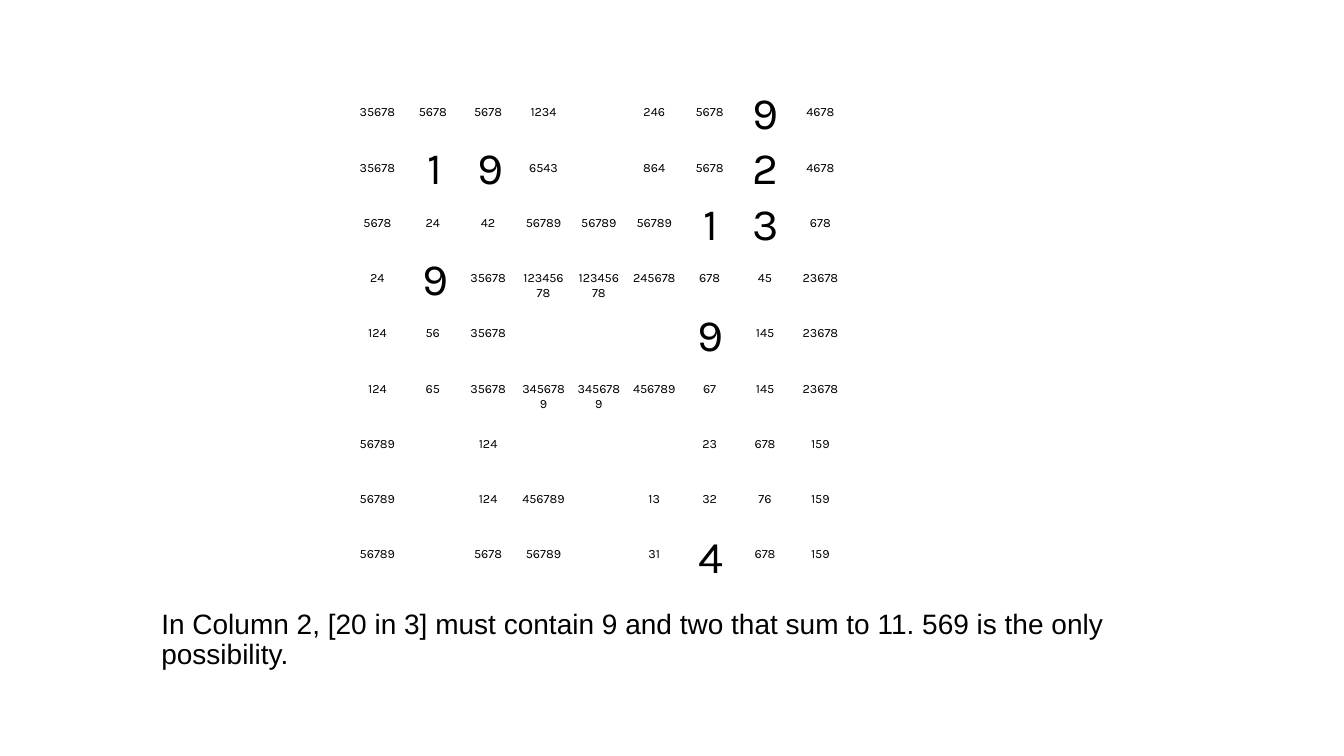
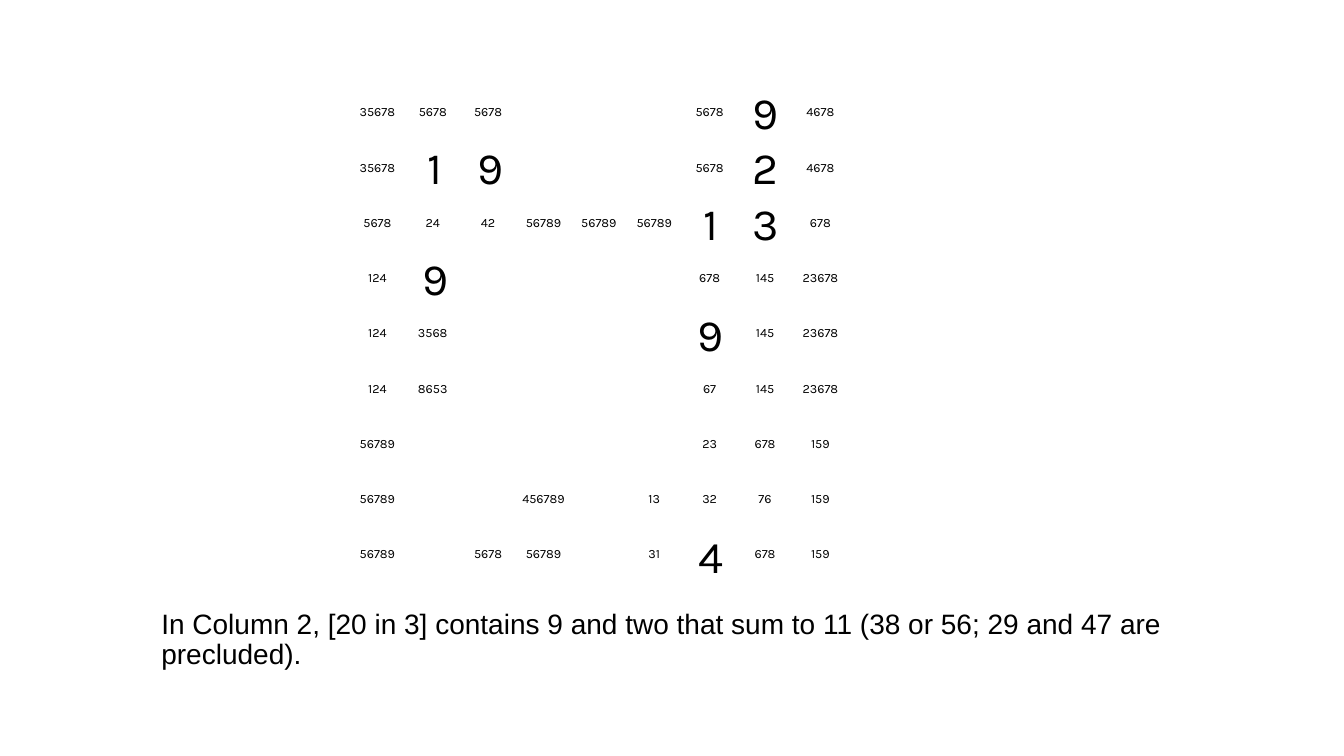
Before and after one commit to jhardis/WSJ_Number_Puzzles, a slide deck: slide 25 of 20260905_1.pptx (slide 41 before the commit). Drawn at 1344x756 pixels with LibreOffice and Linux fonts; fonts in the diff are those of the drawing; background and template pictures are left out. Boxes give left, top, right and bottom in pixels: in the first picture for what was removed or moved away, otherwise in the second. Text is boxed around its words. In the diff, an @@ line names an element or a change of style, - is before the commit and + after.

```diff
--- a/20260905_1.pptx
+++ b/20260905_1.pptx
@@ text removed at <box>531,108,557,116</box> @@
-1234
@@ text removed at <box>643,108,665,116</box> @@
-246
@@ text removed at <box>529,164,558,172</box> @@
-6543
@@ text removed at <box>643,164,665,172</box> @@
-864
@@ text "124": place and size @@
-text "124" at <box>479,440,497,448</box>
+text "124" at <box>368,274,386,282</box>
@@ text removed at <box>512,265,575,306</box> @@
-12345678
@@ text removed at <box>568,265,630,306</box> @@
-12345678
@@ text removed at <box>370,274,384,282</box> @@
-24
@@ text removed at <box>470,274,505,282</box> @@
-35678
@@ text removed at <box>633,274,675,282</box> @@
-245678
@@ text at <box>756,274,774,282</box>: text changed @@
-45
+145
@@ text at <box>418,329,448,337</box>: text changed @@
-56
+3568
@@ text removed at <box>470,329,505,337</box> @@
-35678
@@ text at <box>418,385,448,393</box>: text changed @@
-65
+8653
@@ text removed at <box>470,385,505,393</box> @@
-35678
@@ text removed at <box>512,376,575,416</box> @@
-3456789
@@ text removed at <box>568,376,630,416</box> @@
-3456789
@@ text removed at <box>633,385,675,393</box> @@
-456789
@@ text removed at <box>479,495,497,503</box> @@
-124
@@ text at <box>161,613,1160,669</box>: text changed @@
-In Column 2, [20 in 3] must contain 9 and two that sum to 11. 569 is the only possibility.
+In Column 2, [20 in 3] contains 9 and two that sum to 11 (38 or 56; 29 and 47 are precluded).
```
Also in this commit, not shown: 51 other slides changed, 8 slides added, 23 slides removed.
